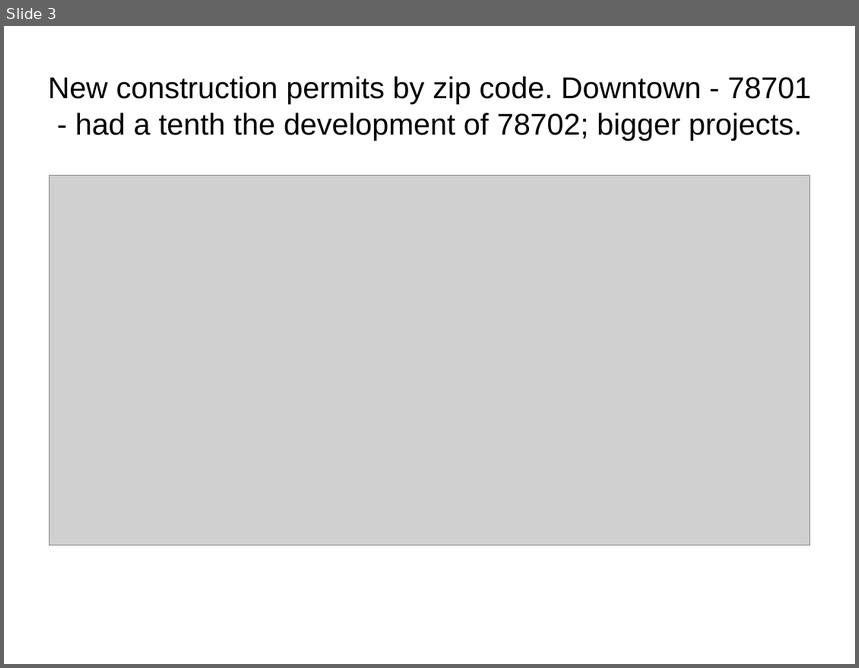
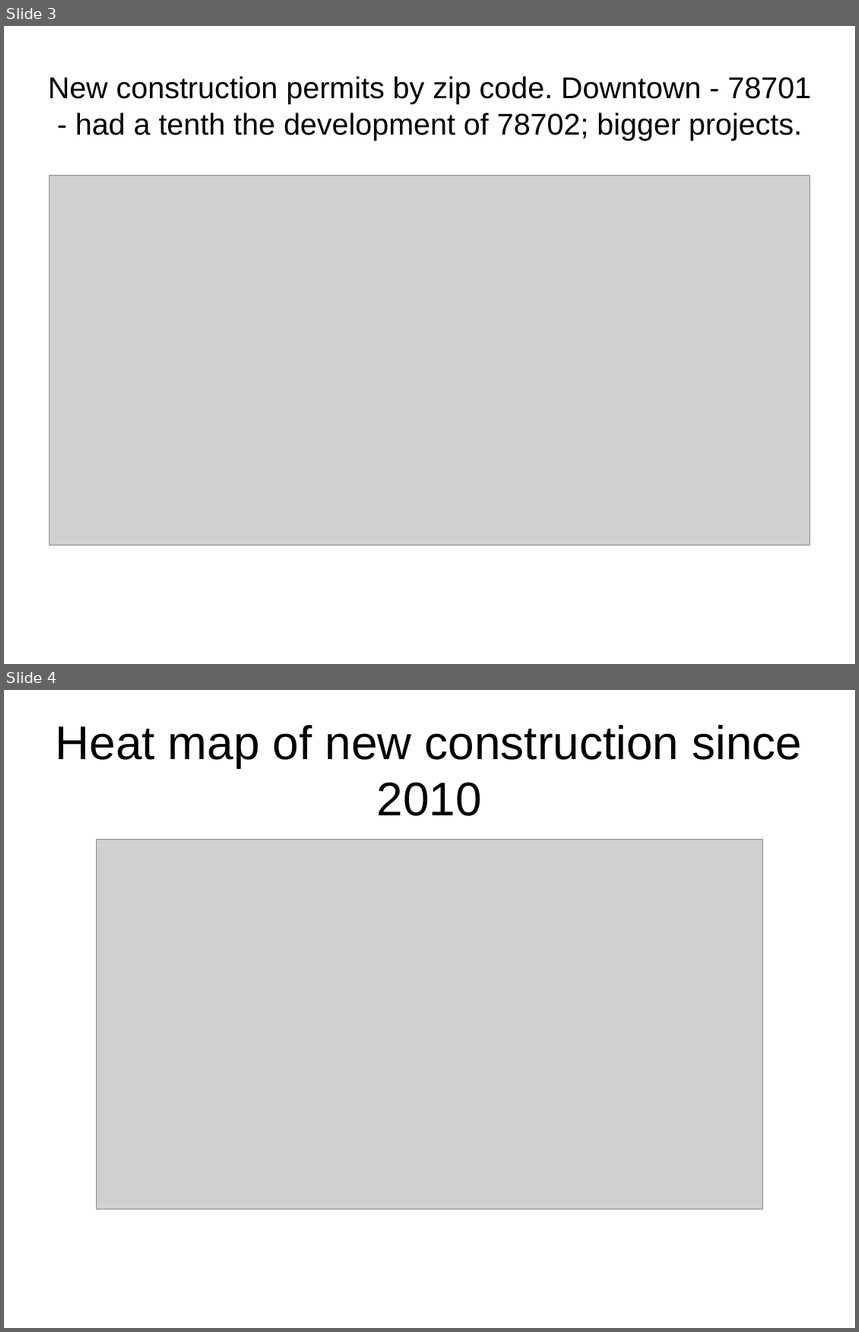
Before and after one commit to ScottNicholsonKurland/Capstone, a slide deck: slides/techslide.odp. Shown one above the other, each under a label of ours: slide 3 before the commit, slides 3 and 4 after it. The pictures are 859x668 and 859x1332 pixels, drawn with LibreOffice and Linux fonts; fonts in the diff are those of the drawing; grey boxes stand for pictures. Boxes give left, top, right and bottom in pixels: in the first picture for what was removed or moved away, otherwise in the second. Text is boxed around its words. In the diff, an @@ line names an element or a change of style, - is before the commit and + after.

Commit message:
Morning morning last slide

```diff
--- a/slides/techslide.odp
+++ b/slides/techslide.odp
@@ slide 4 added at box(4, 690, 855, 1328), background #FFFFFF @@
@@ title added at box(56, 725, 803, 816), 44 pt, text #000000 @@
+Heat map of new construction since 2010
@@ picture added at box(96, 839, 763, 1209) @@
```
Also in this commit, not shown: 1 other file.
